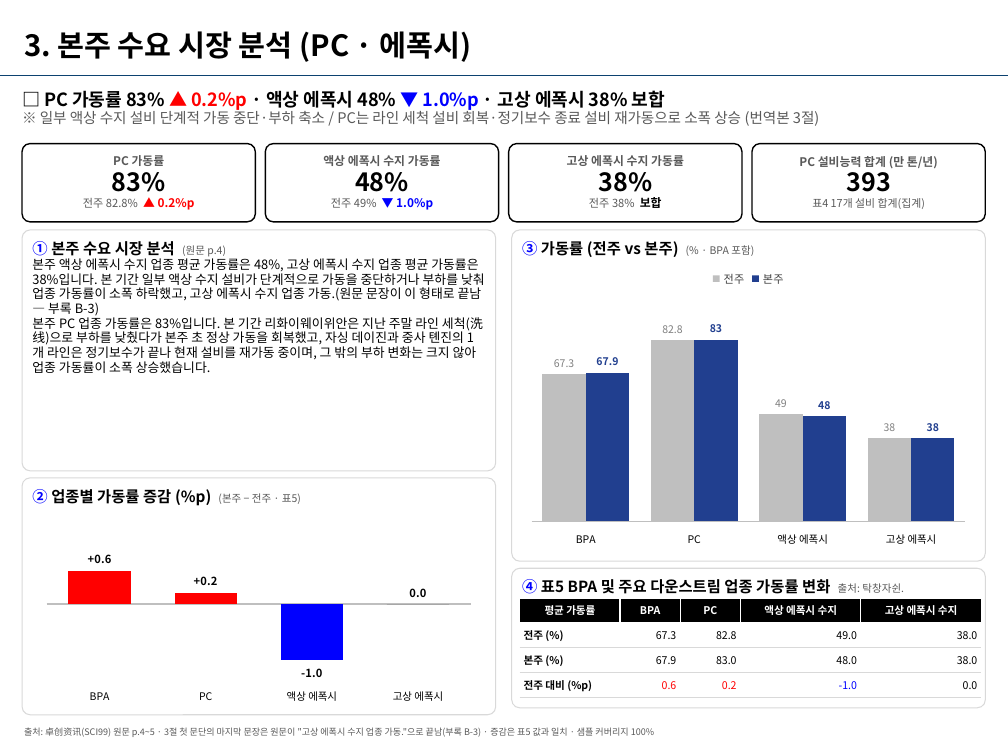
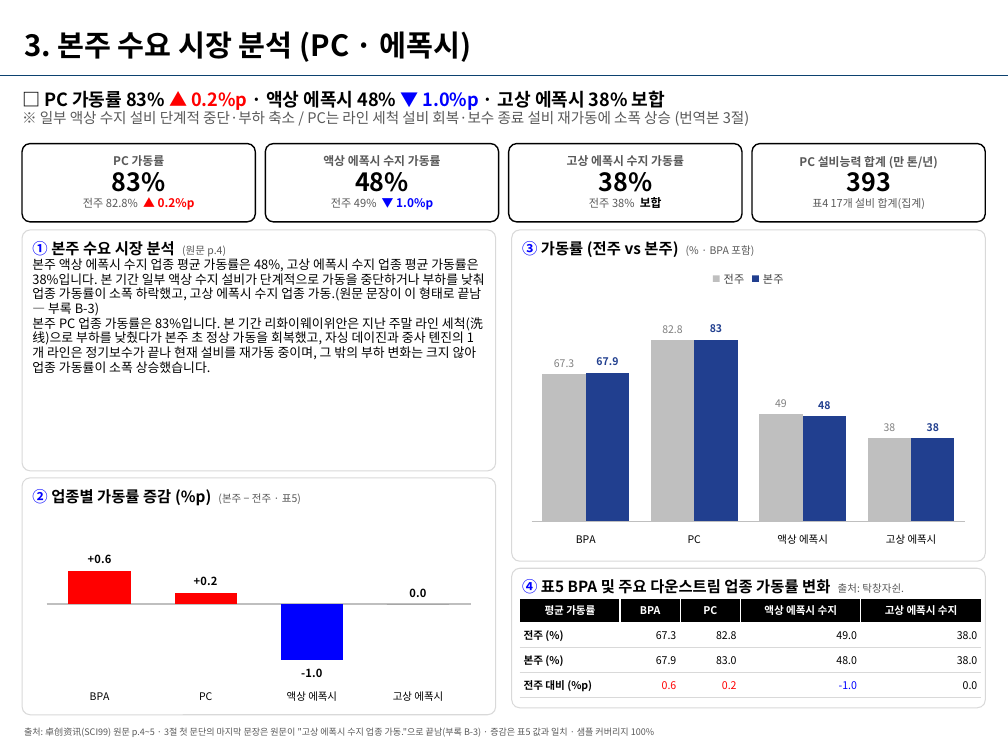
Before and after one commit to jskimlam/chem99-report, a slide deck: slide 7 of archive/2026-W47/chem99레포트_BPA_20261120_전체_S01-S14.pptx. Drawn at 1008x753 pixels with LibreOffice and Linux fonts; fonts in the diff are those of the drawing; background and template pictures are left out. Boxes give left, top, right and bottom in pixels: in the first picture for what was removed or moved away, otherwise in the second. Text is boxed around its words. In the diff, an @@ line names an element or a change of style, - is before the commit and + after.

```diff
--- a/archive/2026-W47/chem99레포트_BPA_20261120_전체_S01-S14.pptx
+++ b/archive/2026-W47/chem99레포트_BPA_20261120_전체_S01-S14.pptx
@@ text at [40, 109, 749, 126]: text changed @@
-※ 일부 액상 수지 설비 단계적 가동 중단·부하 축소 / PC는 라인 세척 설비 회복·정기보수 종료 설비 재가동으로 소폭 상승 (번역본 3절)
+※ 일부 액상 수지 설비 단계적 중단·부하 축소 / PC는 라인 세척 설비 회복·보수 종료 설비 재가동에 소폭 상승 (번역본 3절)
```
Also in this commit, not shown: 4 other slides changed, 9 other files.
